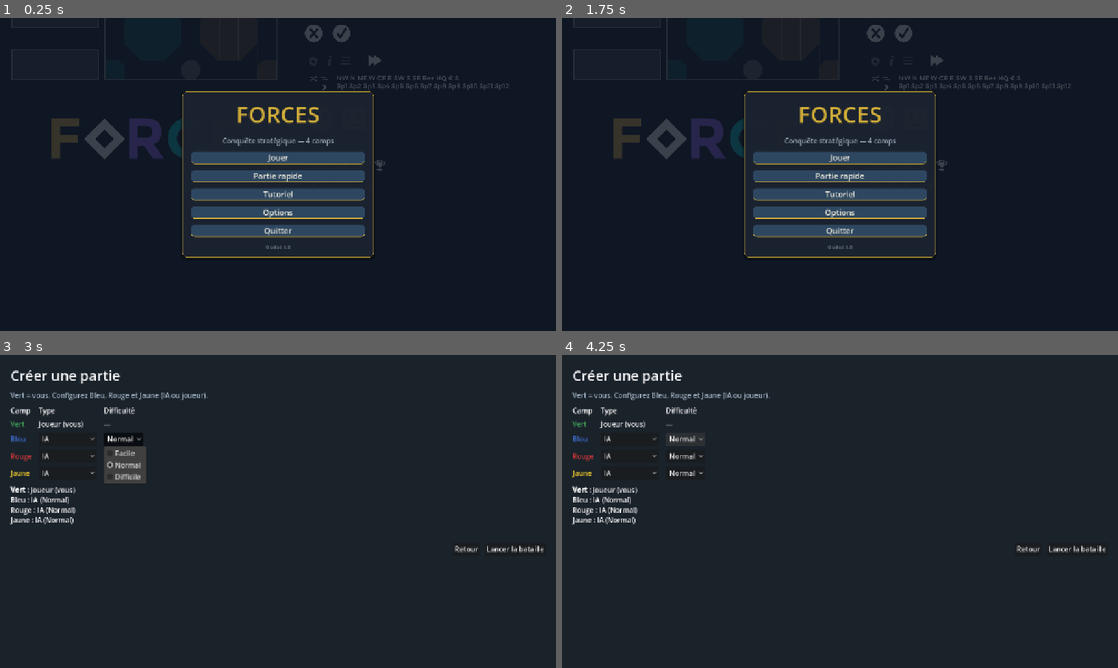
Above: before the commit, frames 1-4 (two rows, left to right).
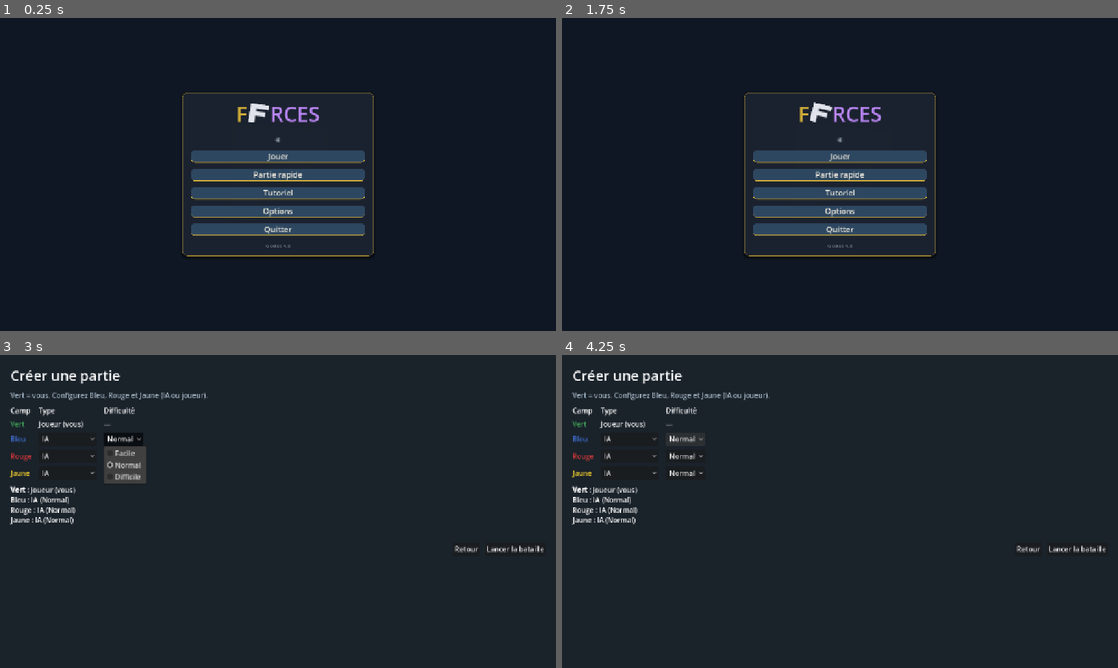
Above: after the commit, the same moments.

Repository: tlloancy/Forces
Game: Godot game, scene res://scenes/menu/main_menu.tscn
Two runs of this game, one before a commit and one after it. Both use one fixed random seed, a clock stepped at 60 frames per second and the inputs below.
Inputs:
- Up to frame 1 (0.25 s): no input
- Up to frame 2 (1.75 s): click "Jouer" at 0.5 s; click "Retour" at 1.25 s
- Up to frame 3 (3 s): click "Jouer" at 2 s; click "Normal" at 2.75 s
- Up to frame 4 (4.25 s): click "Normal" at 3.5 s

The runs differ from the first frame. In frame 1, 6.2% of the frame differs, in the area x 2-92%, y 0-77%; in frame 2, 6.2%; in frame 3, less than 0.1%; in frame 4, less than 0.1%.

Commit message:
Menu: logo F◆RCES avec losange rotatif, fond épuré.
Le splash atlas (NW, Sp, HQ…) est retiré ; un losange animé léger remplace l’arrière-plan. Le titre reprend les couleurs FORCE-AD (F doré, O losange, RCES violet).

Diff:
--- a/godot/scenes/menu/main_menu.tscn
+++ b/godot/scenes/menu/main_menu.tscn
@@ -1,6 +1,7 @@
-[gd_scene load_steps=2 format=3 uid="uid://forces_main_menu"]
+[gd_scene load_steps=3 format=3 uid="uid://forces_main_menu"]
 
 [ext_resource type="Script" path="res://scripts/menu/main_menu.gd" id="1_menu"]
+[ext_resource type="Script" path="res://scripts/menu/logo_rotating_o.gd" id="2_logo_o"]
 
 [node name="MainMenu" type="Control"]
 layout_mode = 3
@@ -20,8 +21,21 @@
 grow_vertical = 2
 color = Color(0.06, 0.09, 0.14, 1)
 
+[node name="BackdropDiamond" type="Control" parent="."]
+layout_mode = 1
+anchors_preset = 15
+anchor_right = 1.0
+anchor_bottom = 1.0
+grow_horizontal = 2
+grow_vertical = 2
+mouse_filter = 2
+script = ExtResource("2_logo_o")
+icon_size = 220.0
+rotation_speed = 0.22
+
 [node name="SplashTexture" type="TextureRect" parent="."]
 unique_name_in_owner = true
+visible = false
 modulate = Color(1, 1, 1, 0.18)
 layout_mode = 1
 anchors_preset = 15
@@ -49,17 +63,37 @@
 layout_mode = 2
 theme_override_constants/separation = 14
 
-[node name="LogoLabel" type="Label" parent="Center/Panel/VBox"]
+[node name="LogoRow" type="HBoxContainer" parent="Center/Panel/VBox"]
 unique_name_in_owner = true
 layout_mode = 2
+theme_override_constants/separation = 4
+alignment = 1
+
+[node name="LogoF" type="Label" parent="Center/Panel/VBox/LogoRow"]
+unique_name_in_owner = true
+layout_mode = 2
+theme_override_colors/font_color = Color(0.82, 0.68, 0.22, 1)
 theme_override_font_sizes/font_size = 48
-text = "FORCES"
-horizontal_alignment = 1
+text = "F"
+
+[node name="LogoO" type="Control" parent="Center/Panel/VBox/LogoRow"]
+unique_name_in_owner = true
+custom_minimum_size = Vector2(52, 52)
+layout_mode = 2
+script = ExtResource("2_logo_o")
+icon_size = 44.0
+
+[node name="LogoRest" type="Label" parent="Center/Panel/VBox/LogoRow"]
+unique_name_in_owner = true
+layout_mode = 2
+theme_override_colors/font_color = Color(0.72, 0.52, 0.95, 1)
+theme_override_font_sizes/font_size = 48
+text = "RCES"
 
 [node name="Subtitle" type="Label" parent="Center/Panel/VBox"]
 layout_mode = 2
 theme_override_colors/font_color = Color(0.62, 0.68, 0.74, 1)
-text = "Conquête stratégique — 4 camps"
+text = "④"
 horizontal_alignment = 1
 
 [node name="PlayButton" type="Button" parent="Center/Panel/VBox"]
--- /dev/null
+++ b/godot/scripts/menu/logo_rotating_o.gd
@@ -0,0 +1,30 @@
+extends Control
+## Losange du « O » dans FORCES — rotation lente (comme l’UI Unity).
+
+const BoardAtlas = preload("res://scripts/core/board_atlas.gd")
+
+@export var rotation_speed: float = 0.55
+@export var icon_size: float = 44.0
+
+var _angle: float = 0.0
+
+
+func _ready() -> void:
+	custom_minimum_size = Vector2(icon_size, icon_size)
+	mouse_filter = Control.MOUSE_FILTER_IGNORE
+
+
+func _process(delta: float) -> void:
+	_angle += rotation_speed * delta
+	queue_redraw()
+
+
+func _draw() -> void:
+	var tex: AtlasTexture = BoardAtlas.icon_texture("diamond_outline")
+	if tex == null or tex.atlas == null:
+		return
+	var sz := Vector2(icon_size, icon_size)
+	var rect := Rect2(-sz * 0.5, sz)
+	draw_set_transform(size * 0.5, _angle, Vector2.ONE)
+	draw_texture_rect(tex, rect, false, Color(0.92, 0.93, 0.96, 0.95))
+	draw_set_transform(Vector2.ZERO, 0.0, Vector2.ONE)
--- a/godot/scripts/menu/main_menu.gd
+++ b/godot/scripts/menu/main_menu.gd
@@ -1,18 +1,21 @@
 extends Control
 
-@onready var _logo: Label = %LogoLabel
+@onready var _logo_f: Label = %LogoF
+@onready var _logo_rest: Label = %LogoRest
 @onready var _panel: PanelContainer = %Panel
-@onready var _splash: TextureRect = %SplashTexture
+@onready var _backdrop_diamond: Control = $BackdropDiamond
 
 
 func _ready() -> void:
 	DisplayServer.window_set_title("Forces")
 	MenuTheme.style_panel(_panel)
-	MenuTheme.style_title(_logo, 52)
+	MenuTheme.style_title(_logo_f, 48)
+	MenuTheme.style_title(_logo_rest, 48)
+	_logo_rest.add_theme_color_override("font_color", Color(0.72, 0.52, 0.95))
+	if _backdrop_diamond:
+		_backdrop_diamond.modulate = Color(1, 1, 1, 0.14)
 	for btn: Button in [%PlayButton, %QuickPlayButton, %TutorialButton, %OptionsButton, %QuitButton]:
 		MenuTheme.style_primary_button(btn)
-	if ResourceLoader.exists("res://assets/textures/FORCE-AD-13a.png"):
-		_splash.texture = load("res://assets/textures/FORCE-AD-13a.png")
 	AudioManager.play_menu_music()
 
 
